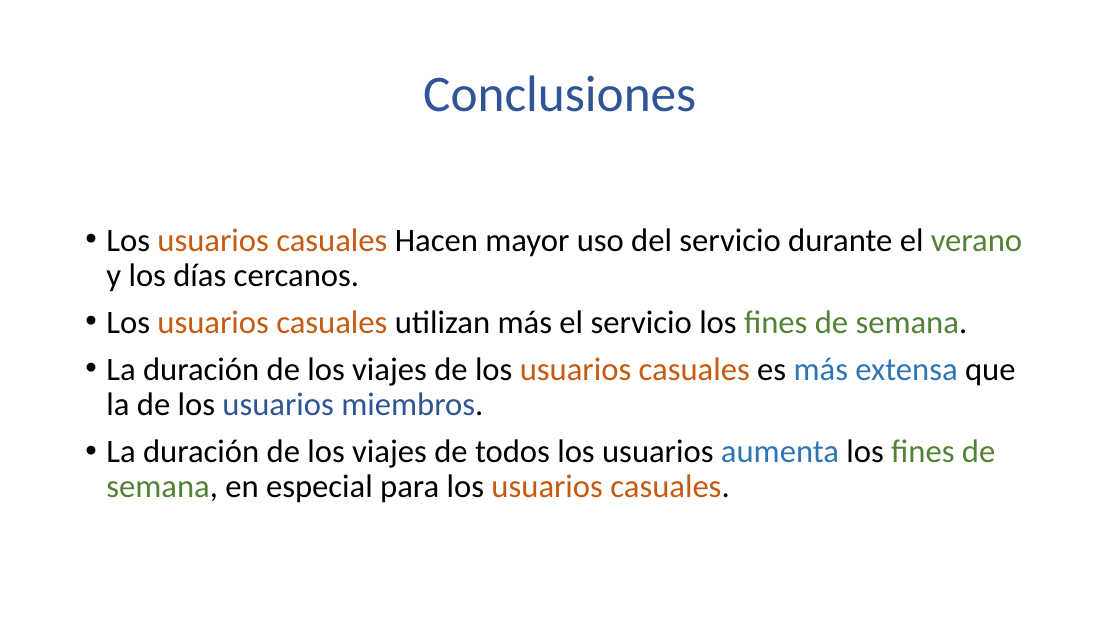
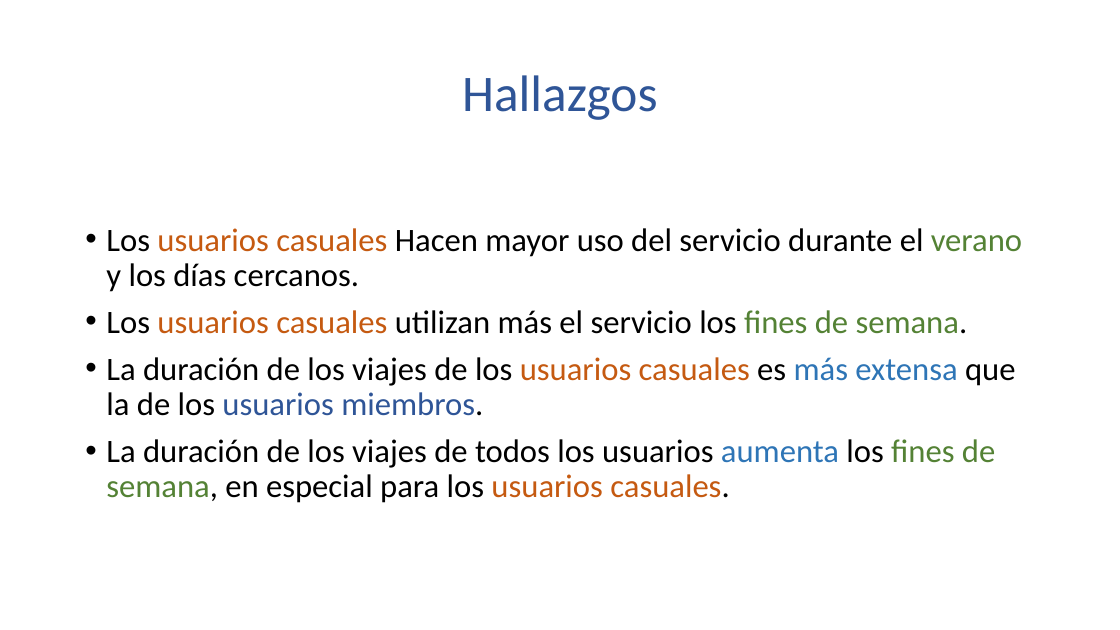
Before and after one commit to Schiavi13/Proyecto-Final-Google-Cyclistic, a slide deck: slide 7 of Documentacion/Entregables/Presentación Hallazgos.pptx. Drawn at 1120x630 pixels with LibreOffice and Linux fonts; fonts in the diff are those of the drawing. Boxes give left, top, right and bottom in pixels: in the first picture for what was removed or moved away, otherwise in the second. Text is boxed around its words. In the diff, an @@ line names an element or a change of style, - is before the commit and + after.

```diff
--- a/Documentacion/Entregables/Presentación Hallazgos.pptx
+++ b/Documentacion/Entregables/Presentación Hallazgos.pptx
@@ title at [462, 75, 657, 120]: text changed @@
-Conclusiones
+Hallazgos
```
Also in this commit, not shown: 1 slide added.
